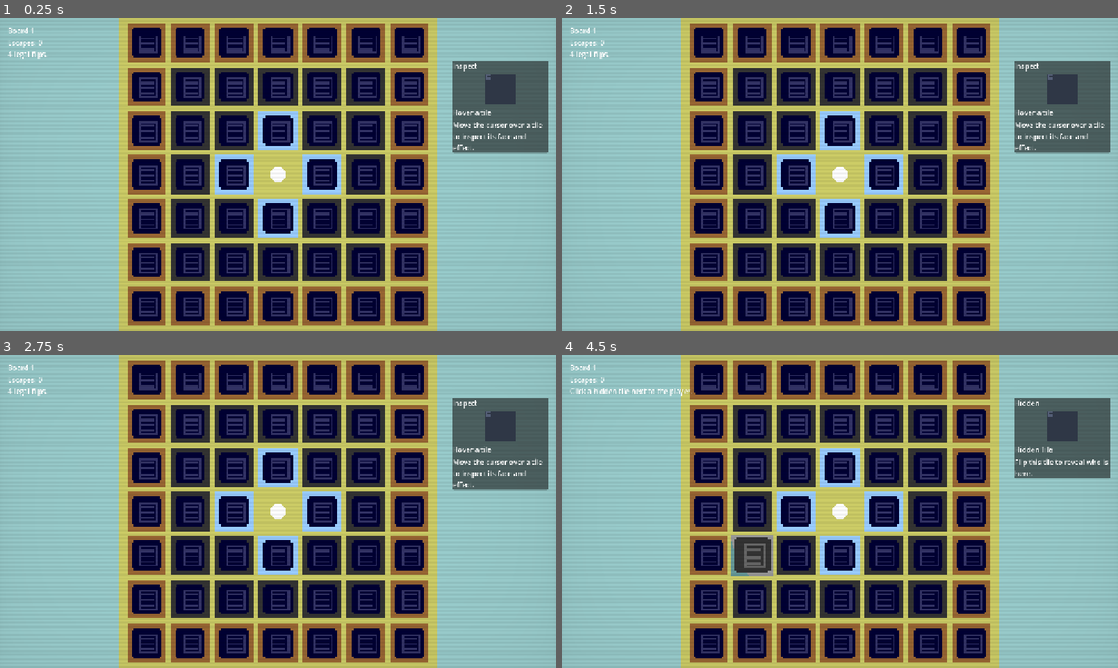
Above: before the commit, frames 1-4 (two rows, left to right).
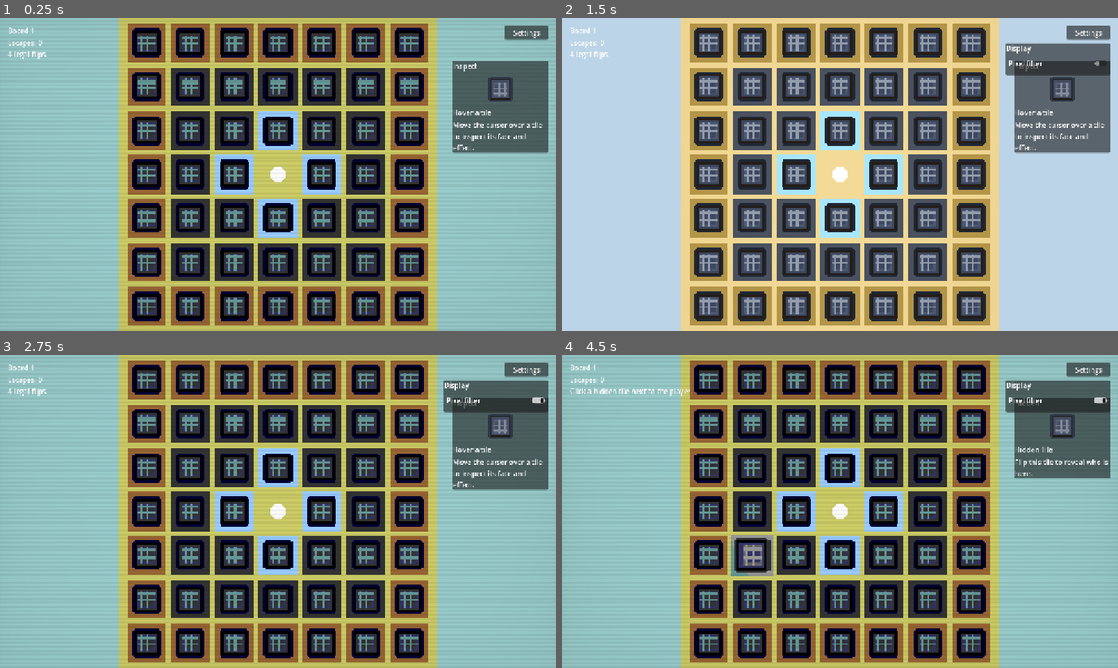
Above: after the commit, the same moments.

Repository: jamsaltman/game1
Game: Godot game, scene res://scenes/main.tscn
The game is run twice, just before and just after one commit, with the same random seed, the same clock (stepped at 60 frames per second) and the same inputs.
Inputs (mouse positions are in pixels of both pictures, inside the frame that each line leads up to):
- Up to frame 1 (0.25 s): no input
- Up to frame 2 (1.5 s): click (1090, 33) at 0.5 s, where only the run after the commit has a clickable "Settings"; click (1056, 64) at 1.25 s, where only the run after the commit has a clickable "Pixel filter"
- Up to frame 3 (2.75 s): click (494, 401) at 2 s, where only the run after the commit has a clickable "Pixel filter"
- Up to frame 4 (4.5 s): click (1056, 401) at 2.75 s, where only the run after the commit has a clickable "Pixel filter"; tap Enter at 3.5 s; move the mouse to (962, 495) at 3.52 s; tap R at 3.6 s; click (962, 495) at 3.67 s; tap A at 4.25 s; drag from (728, 527) to (812, 574) at 4.27 s

The runs differ from the first frame. In frame 1, 17% of the frame differs, in the area x 23-99%, y 2-97%; in frame 2, 94%, in the area x 0-100%, y 0-100%; in frame 3, 19%; in frame 4, 19%.

Commit message:
Add clearer role icons and a pixel filter toggle

Diff:
--- a/scripts/icon_library.gd
+++ b/scripts/icon_library.gd
@@ -23,13 +23,40 @@
 	"killer": Color8(255, 101, 101),
 }
 
+static var LABELS := {
+	"pusher": "PU",
+	"puller": "PL",
+	"blocker": "BL",
+	"redirector": "RD",
+	"grabber": "GB",
+	"guide": "GD",
+	"smuggler": "SM",
+	"killer": "KL",
+}
+
 static var FACE_BG_FRONT := Color8(245, 240, 222)
 static var FACE_BG_BACK := Color8(29, 35, 44)
 static var FACE_BG_FRONT_HOVER := Color8(255, 248, 233)
 static var FACE_BG_BACK_HOVER := Color8(47, 55, 70)
-
-
-static func make_face_texture(icon_id: String, is_front: bool, hovered: bool = false, size: int = 18) -> ImageTexture:
+static var OUTLINE := Color8(33, 28, 24)
+static var DARK := Color8(53, 48, 41)
+static var LIGHT := Color8(255, 251, 238)
+
+static var GLYPHS := {
+	"B": PackedStringArray(["110", "101", "110", "101", "110"]),
+	"D": PackedStringArray(["110", "101", "101", "101", "110"]),
+	"G": PackedStringArray(["011", "100", "101", "101", "011"]),
+	"K": PackedStringArray(["101", "101", "110", "101", "101"]),
+	"L": PackedStringArray(["100", "100", "100", "100", "111"]),
+	"M": PackedStringArray(["101", "111", "111", "101", "101"]),
+	"P": PackedStringArray(["110", "101", "110", "100", "100"]),
+	"R": PackedStringArray(["110", "101", "110", "101", "101"]),
+	"S": PackedStringArray(["011", "100", "010", "001", "110"]),
+	"U": PackedStringArray(["101", "101", "101", "101", "111"]),
+}
+
+
+static func make_face_texture(icon_id: String, is_front: bool, hovered: bool = false, size: int = 32) -> ImageTexture:
 	var image := Image.create(size, size, false, Image.FORMAT_RGBA8)
 	image.fill(Color(0, 0, 0, 0))
 
@@ -37,80 +64,150 @@
 	if hovered:
 		face_color = FACE_BG_FRONT_HOVER if is_front else FACE_BG_BACK_HOVER
 
-	_draw_rounded_rect(image, Rect2i(1, 1, size - 2, size - 2), 3, face_color)
+	var unit := maxi(size / 16, 1)
+	var canvas_size := unit * 16
+	var origin := Vector2i((size - canvas_size) / 2, (size - canvas_size) / 2)
+	_draw_rounded_rect(image, Rect2i(origin.x + unit, origin.y + unit, canvas_size - unit * 2, canvas_size - unit * 2), unit * 2, face_color)
 	if is_front:
 		var ink: Color = INK.get(icon_id, Color8(255, 255, 255))
-		_draw_front_frame(image, ink)
-		_draw_role_icon(image, icon_id, ink)
+		_draw_front_face(image, icon_id, ink, unit, origin)
 	else:
-		_draw_card_back(image, hovered)
+		_draw_card_back(image, hovered, unit, origin)
 
 	return ImageTexture.create_from_image(image)
 
 
-static func _draw_role_icon(image: Image, icon_id: String, color: Color) -> void:
+static func _draw_front_face(image: Image, icon_id: String, ink: Color, unit: int, origin: Vector2i) -> void:
+	var shadow := ink.darkened(0.52)
+	var panel := FACE_BG_FRONT.lerp(ink, 0.08)
+	var band := ink.darkened(0.18)
+
+	_grid_rect(image, origin, unit, Rect2i(2, 2, 12, 12), OUTLINE)
+	_grid_rect(image, origin, unit, Rect2i(3, 3, 10, 10), panel)
+	_grid_rect(image, origin, unit, Rect2i(3, 3, 10, 3), band)
+	_grid_rect(image, origin, unit, Rect2i(4, 6, 8, 1), ink.lightened(0.34))
+	_grid_rect(image, origin, unit, Rect2i(4, 11, 8, 1), ink.darkened(0.24))
+	_grid_rect(image, origin, unit, Rect2i(4, 7, 8, 4), panel.lightened(0.06))
+	_draw_role_label(image, String(LABELS.get(icon_id, "?")), unit, origin)
+	_draw_role_emblem(image, icon_id, ink, shadow, unit, origin)
+
+
+static func _draw_role_emblem(image: Image, icon_id: String, ink: Color, shadow: Color, unit: int, origin: Vector2i) -> void:
 	match icon_id:
 		"pusher":
-			_fill_rect(image, Rect2i(3, 7, 7, 2), color)
-			_fill_rect(image, Rect2i(8, 5, 4, 2), color)
-			_fill_rect(image, Rect2i(10, 3, 3, 2), color)
-			_fill_rect(image, Rect2i(10, 11, 3, 2), color)
+			_grid_rect(image, origin, unit, Rect2i(5, 8, 4, 2), shadow)
+			_grid_rect(image, origin, unit, Rect2i(8, 7, 2, 4), shadow)
+			_grid_rect(image, origin, unit, Rect2i(9, 6, 2, 6), shadow)
+			_grid_rect(image, origin, unit, Rect2i(11, 8, 1, 2), shadow)
+			_grid_rect(image, origin, unit, Rect2i(5, 7, 4, 2), LIGHT)
+			_grid_rect(image, origin, unit, Rect2i(8, 6, 2, 4), ink)
+			_grid_rect(image, origin, unit, Rect2i(9, 5, 2, 6), ink)
+			_grid_rect(image, origin, unit, Rect2i(11, 7, 1, 2), LIGHT)
 		"puller":
-			_fill_rect(image, Rect2i(6, 7, 7, 2), color)
-			_fill_rect(image, Rect2i(4, 5, 4, 2), color)
-			_fill_rect(image, Rect2i(3, 3, 3, 2), color)
-			_fill_rect(image, Rect2i(3, 11, 3, 2), color)
+			_grid_rect(image, origin, unit, Rect2i(5, 7, 2, 5), shadow)
+			_grid_rect(image, origin, unit, Rect2i(9, 7, 2, 5), shadow)
+			_grid_rect(image, origin, unit, Rect2i(6, 10, 4, 2), shadow)
+			_grid_rect(image, origin, unit, Rect2i(6, 6, 4, 2), shadow)
+			_grid_rect(image, origin, unit, Rect2i(7, 5, 2, 2), shadow)
+			_grid_rect(image, origin, unit, Rect2i(5, 6, 2, 5), ink)
+			_grid_rect(image, origin, unit, Rect2i(9, 6, 2, 5), ink)
+			_grid_rect(image, origin, unit, Rect2i(6, 9, 4, 2), ink)
+			_grid_rect(image, origin, unit, Rect2i(6, 5, 4, 2), LIGHT)
+			_grid_rect(image, origin, unit, Rect2i(7, 4, 2, 2), LIGHT)
 		"blocker":
-			_fill_rect(image, Rect2i(4, 4, 8, 8), color)
-			_fill_rect(image, Rect2i(6, 6, 4, 4), FACE_BG_FRONT)
+			_grid_rect(image, origin, unit, Rect2i(5, 7, 6, 6), shadow)
+			_grid_rect(image, origin, unit, Rect2i(6, 8, 4, 4), DARK)
+			_grid_rect(image, origin, unit, Rect2i(4, 8, 8, 1), ink)
+			_grid_rect(image, origin, unit, Rect2i(4, 11, 8, 1), ink)
+			_grid_rect(image, origin, unit, Rect2i(5, 7, 1, 6), LIGHT)
+			_grid_rect(image, origin, unit, Rect2i(10, 7, 1, 6), ink)
 		"redirector":
-			_fill_rect(image, Rect2i(4, 4, 6, 2), color)
-			_fill_rect(image, Rect2i(8, 4, 2, 7), color)
-			_fill_rect(image, Rect2i(8, 9, 4, 2), color)
-			_fill_rect(image, Rect2i(10, 8, 2, 4), color)
+			_grid_rect(image, origin, unit, Rect2i(5, 7, 3, 2), shadow)
+			_grid_rect(image, origin, unit, Rect2i(7, 7, 2, 4), shadow)
+			_grid_rect(image, origin, unit, Rect2i(8, 9, 3, 2), shadow)
+			_grid_rect(image, origin, unit, Rect2i(9, 8, 2, 4), shadow)
+			_grid_rect(image, origin, unit, Rect2i(5, 6, 3, 2), LIGHT)
+			_grid_rect(image, origin, unit, Rect2i(7, 6, 2, 4), ink)
+			_grid_rect(image, origin, unit, Rect2i(8, 8, 3, 2), ink)
+			_grid_rect(image, origin, unit, Rect2i(9, 7, 2, 4), LIGHT)
 		"grabber":
-			_fill_rect(image, Rect2i(4, 4, 2, 8), color)
-			_fill_rect(image, Rect2i(7, 4, 2, 8), color)
-			_fill_rect(image, Rect2i(10, 4, 2, 8), color)
-			_fill_rect(image, Rect2i(4, 10, 8, 2), color)
+			_grid_rect(image, origin, unit, Rect2i(5, 7, 1, 5), shadow)
+			_grid_rect(image, origin, unit, Rect2i(7, 7, 1, 5), shadow)
+			_grid_rect(image, origin, unit, Rect2i(9, 7, 1, 5), shadow)
+			_grid_rect(image, origin, unit, Rect2i(5, 11, 5, 1), shadow)
+			_grid_rect(image, origin, unit, Rect2i(5, 6, 1, 5), LIGHT)
+			_grid_rect(image, origin, unit, Rect2i(7, 6, 1, 5), ink)
+			_grid_rect(image, origin, unit, Rect2i(9, 6, 1, 5), LIGHT)
+			_grid_rect(image, origin, unit, Rect2i(5, 10, 5, 1), ink)
 		"guide":
-			_fill_rect(image, Rect2i(5, 3, 6, 2), color)
-			_fill_rect(image, Rect2i(4, 5, 8, 6), color)
-			_fill_rect(image, Rect2i(6, 7, 4, 2), FACE_BG_FRONT)
-			_fill_rect(image, Rect2i(7, 12, 2, 2), color)
+			_grid_rect(image, origin, unit, Rect2i(4, 8, 8, 3), shadow)
+			_grid_rect(image, origin, unit, Rect2i(5, 7, 6, 5), LIGHT)
+			_grid_rect(image, origin, unit, Rect2i(7, 8, 2, 3), shadow)
+			_grid_rect(image, origin, unit, Rect2i(8, 8, 1, 2), ink)
+			_grid_rect(image, origin, unit, Rect2i(7, 6, 2, 1), ink)
+			_grid_rect(image, origin, unit, Rect2i(7, 12, 2, 1), ink)
 		"smuggler":
-			_fill_rect(image, Rect2i(4, 5, 8, 6), color)
-			_fill_rect(image, Rect2i(6, 7, 4, 2), FACE_BG_FRONT)
-			_fill_rect(image, Rect2i(11, 4, 2, 4), color)
-			_fill_rect(image, Rect2i(9, 3, 4, 2), color)
+			_grid_rect(image, origin, unit, Rect2i(5, 7, 6, 5), shadow)
+			_grid_rect(image, origin, unit, Rect2i(6, 6, 4, 1), shadow)
+			_grid_rect(image, origin, unit, Rect2i(6, 8, 4, 3), ink)
+			_grid_rect(image, origin, unit, Rect2i(5, 7, 6, 1), LIGHT)
+			_grid_rect(image, origin, unit, Rect2i(5, 11, 6, 1), ink.darkened(0.28))
+			_grid_rect(image, origin, unit, Rect2i(7, 5, 2, 2), LIGHT)
 		"killer":
-			_fill_rect(image, Rect2i(4, 4, 3, 3), color)
-			_fill_rect(image, Rect2i(10, 4, 3, 3), color)
-			_fill_rect(image, Rect2i(6, 10, 4, 2), color)
-			_fill_rect(image, Rect2i(4, 12, 8, 2), color)
+			_grid_rect(image, origin, unit, Rect2i(5, 7, 6, 4), LIGHT)
+			_grid_rect(image, origin, unit, Rect2i(6, 11, 4, 1), LIGHT)
+			_grid_rect(image, origin, unit, Rect2i(6, 8, 1, 1), OUTLINE)
+			_grid_rect(image, origin, unit, Rect2i(9, 8, 1, 1), OUTLINE)
+			_grid_rect(image, origin, unit, Rect2i(7, 11, 2, 1), ink)
+			_grid_rect(image, origin, unit, Rect2i(6, 12, 1, 1), shadow)
+			_grid_rect(image, origin, unit, Rect2i(9, 12, 1, 1), shadow)
 		_:
-			_fill_rect(image, Rect2i(5, 5, 6, 6), color)
-
-
-static func _draw_card_back(image: Image, hovered: bool) -> void:
+			_grid_rect(image, origin, unit, Rect2i(5, 7, 6, 5), ink)
+
+
+static func _draw_role_label(image: Image, label: String, unit: int, origin: Vector2i) -> void:
+	var glyph_width := 3 * unit
+	var spacing := unit
+	var total_width := label.length() * glyph_width + maxi(label.length() - 1, 0) * spacing
+	var start_x := origin.x + ((16 * unit) - total_width) / 2
+	var start_y := origin.y + unit * 4
+	for index in range(label.length()):
+		_draw_glyph(image, label.substr(index, 1), Vector2i(start_x + index * (glyph_width + spacing), start_y), unit, LIGHT)
+
+
+static func _draw_glyph(image: Image, glyph: String, pos: Vector2i, unit: int, color: Color) -> void:
+	var rows: PackedStringArray = GLYPHS.get(glyph, PackedStringArray())
+	for y in range(rows.size()):
+		var row := rows[y]
+		for x in range(row.length()):
+			if row.substr(x, 1) == "1":
+				_fill_rect(image, Rect2i(pos.x + x * unit, pos.y + y * unit, unit, unit), color)
+
+
+static func _draw_card_back(image: Image, hovered: bool, unit: int, origin: Vector2i) -> void:
 	var accent := Color8(84, 94, 118) if hovered else Color8(61, 71, 90)
-	_fill_rect(image, Rect2i(3, 3, 10, 1), accent)
-	_fill_rect(image, Rect2i(3, 13, 10, 1), accent)
-	_fill_rect(image, Rect2i(3, 4, 1, 9), accent)
-	_fill_rect(image, Rect2i(12, 4, 1, 9), accent)
-	_fill_rect(image, Rect2i(5, 5, 8, 1), accent)
-	_fill_rect(image, Rect2i(5, 8, 8, 1), accent)
-	_fill_rect(image, Rect2i(5, 11, 8, 1), accent)
-	_fill_rect(image, Rect2i(7, 3, 4, 1), accent)
-	_fill_rect(image, Rect2i(7, 13, 4, 1), accent)
-
-
-static func _draw_front_frame(image: Image, color: Color) -> void:
-	_fill_rect(image, Rect2i(3, 3, 10, 1), color)
-	_fill_rect(image, Rect2i(3, 13, 10, 1), color)
-	_fill_rect(image, Rect2i(3, 4, 1, 9), color)
-	_fill_rect(image, Rect2i(12, 4, 1, 9), color)
-	_fill_rect(image, Rect2i(5, 5, 6, 6), color.darkened(0.55))
+	var bright := accent.lightened(0.28)
+	_grid_rect(image, origin, unit, Rect2i(2, 2, 12, 12), OUTLINE)
+	_grid_rect(image, origin, unit, Rect2i(3, 3, 10, 10), accent.darkened(0.18))
+	_grid_rect(image, origin, unit, Rect2i(4, 4, 8, 8), accent)
+	_grid_rect(image, origin, unit, Rect2i(5, 5, 6, 6), accent.darkened(0.16))
+	_grid_rect(image, origin, unit, Rect2i(4, 7, 8, 1), bright)
+	_grid_rect(image, origin, unit, Rect2i(4, 10, 8, 1), bright)
+	_grid_rect(image, origin, unit, Rect2i(7, 4, 1, 8), bright)
+	_grid_rect(image, origin, unit, Rect2i(10, 4, 1, 8), bright)
+
+
+static func _grid_rect(image: Image, origin: Vector2i, unit: int, rect: Rect2i, color: Color) -> void:
+	_fill_rect(
+		image,
+		Rect2i(
+			origin.x + rect.position.x * unit,
+			origin.y + rect.position.y * unit,
+			rect.size.x * unit,
+			rect.size.y * unit
+		),
+		color
+	)
 
 
 static func _fill_rect(image: Image, rect: Rect2i, color: Color) -> void:
--- a/scripts/main.gd
+++ b/scripts/main.gd
@@ -15,7 +15,11 @@
 var _hover_icon: TextureRect
 var _hover_title_label: Label
 var _hover_body_label: Label
+var _settings_button: Button
+var _settings_panel: PanelContainer
+var _pixel_filter_toggle: CheckButton
 var _icon_library = IconLibraryRef.new()
+var _pixel_filter_enabled: bool = true
 
 @onready var _game_viewport: SubViewport = $GameViewport
 @onready var _pixel_display: TextureRect = $UI/PixelDisplay
@@ -31,6 +35,7 @@
 	_bind_game_surface_input()
 	get_viewport().size_changed.connect(_resize_display)
 	_build_overlay()
+	_apply_pixel_filter_state()
 	_board.state_changed.connect(_refresh_overlay)
 	_board.hovered_tile_changed.connect(_refresh_hover_card)
 	_resize_display()
@@ -77,6 +82,7 @@
 	if filter_material != null:
 		filter_material.set_shader_parameter("source_size", Vector2(viewport_size))
 		filter_material.set_shader_parameter("display_scale", render_scale)
+		filter_material.set_shader_parameter("filter_enabled", _pixel_filter_enabled)
 
 	_board.fit_camera(_camera, window_size)
 
@@ -128,6 +134,43 @@
 
 	_hover_body_label = _make_label("Move the cursor over a tile to inspect its face and effect.")
 	hover_box.add_child(_hover_body_label)
+
+	_settings_button = Button.new()
+	_settings_button.text = "Settings"
+	_settings_button.anchor_left = 1.0
+	_settings_button.anchor_right = 1.0
+	_settings_button.offset_left = -118
+	_settings_button.offset_right = -18
+	_settings_button.offset_top = 18
+	_settings_button.offset_bottom = 50
+	_settings_button.mouse_filter = Control.MOUSE_FILTER_STOP
+	_settings_button.pressed.connect(_toggle_settings_panel)
+	_ui_root.add_child(_settings_button)
+
+	_settings_panel = PanelContainer.new()
+	_settings_panel.visible = false
+	_settings_panel.anchor_left = 1.0
+	_settings_panel.anchor_right = 1.0
+	_settings_panel.offset_left = -258
+	_settings_panel.offset_right = -18
+	_settings_panel.offset_top = 58
+	_settings_panel.offset_bottom = 132
+	_settings_panel.mouse_filter = Control.MOUSE_FILTER_STOP
+	_ui_root.add_child(_settings_panel)
+
+	var settings_box := VBoxContainer.new()
+	settings_box.add_theme_constant_override("separation", 8)
+	_settings_panel.add_child(settings_box)
+
+	var settings_title := _make_label("Display")
+	settings_title.mouse_filter = Control.MOUSE_FILTER_IGNORE
+	settings_box.add_child(settings_title)
+
+	_pixel_filter_toggle = CheckButton.new()
+	_pixel_filter_toggle.text = "Pixel filter"
+	_pixel_filter_toggle.button_pressed = _pixel_filter_enabled
+	_pixel_filter_toggle.toggled.connect(_on_pixel_filter_toggled)
+	settings_box.add_child(_pixel_filter_toggle)
 
 	_action_bar = HBoxContainer.new()
 	_action_bar.mouse_filter = Control.MOUSE_FILTER_STOP
@@ -260,6 +303,23 @@
 	_board.choose_upgrade(upgrade_id)
 
 
+func _toggle_settings_panel() -> void:
+	_settings_panel.visible = not _settings_panel.visible
+
+
+func _on_pixel_filter_toggled(enabled: bool) -> void:
+	_pixel_filter_enabled = enabled
+	_apply_pixel_filter_state()
+
+
+func _apply_pixel_filter_state() -> void:
+	var filter_material := _pixel_display.material as ShaderMaterial
+	if filter_material != null:
+		filter_material.set_shader_parameter("filter_enabled", _pixel_filter_enabled)
+	if _pixel_filter_toggle != null:
+		_pixel_filter_toggle.button_pressed = _pixel_filter_enabled
+
+
 func _display_to_viewport_pos(local_position: Vector2) -> Vector2:
 	var mapped_position := local_position
 	mapped_position.x *= _game_viewport.size.x / maxf(_pixel_display.size.x, 1.0)
--- a/scripts/tile.gd
+++ b/scripts/tile.gd
@@ -14,7 +14,7 @@
 @export var tile_width: float = 1.0
 @export var tile_depth: float = 1.0
 @export var tile_height: float = 0.24
-@export var face_texture_size: int = 18
+@export var face_texture_size: int = 32
 @export var flip_lift_height: float = 0.32
 
 var grid_position: Vector2i = Vector2i.ZERO
--- a/shaders/pixel_filter.gdshader
+++ b/shaders/pixel_filter.gdshader
@@ -4,17 +4,22 @@
 uniform float display_scale = 1.0;
 uniform float posterize_steps : hint_range(2.0, 8.0) = 5.0;
 uniform float shadow_strength : hint_range(0.0, 0.35) = 0.08;
+uniform bool filter_enabled = true;
 
 void fragment() {
-	vec2 snapped_uv = floor(UV * source_size) / source_size;
-	vec4 color = texture(TEXTURE, snapped_uv);
-	color.rgb = floor(color.rgb * posterize_steps) / posterize_steps;
+	if (filter_enabled) {
+		vec2 snapped_uv = floor(UV * source_size) / source_size;
+		vec4 color = texture(TEXTURE, snapped_uv);
+		color.rgb = floor(color.rgb * posterize_steps) / posterize_steps;
 
-	float scan_mix = 0.94 + 0.06 * step(0.5, fract(UV.y * source_size.y * max(display_scale, 1.0) * 0.5));
-	vec2 vignette_uv = UV * (1.0 - UV.yx);
-	float vignette = pow(vignette_uv.x * vignette_uv.y * 18.0, 0.18);
+		float scan_mix = 0.94 + 0.06 * step(0.5, fract(UV.y * source_size.y * max(display_scale, 1.0) * 0.5));
+		vec2 vignette_uv = UV * (1.0 - UV.yx);
+		float vignette = pow(vignette_uv.x * vignette_uv.y * 18.0, 0.18);
 
-	color.rgb *= scan_mix;
-	color.rgb *= mix(1.0 - shadow_strength, 1.0, vignette);
-	COLOR = color;
+		color.rgb *= scan_mix;
+		color.rgb *= mix(1.0 - shadow_strength, 1.0, vignette);
+		COLOR = color;
+	} else {
+		COLOR = texture(TEXTURE, UV);
+	}
 }
